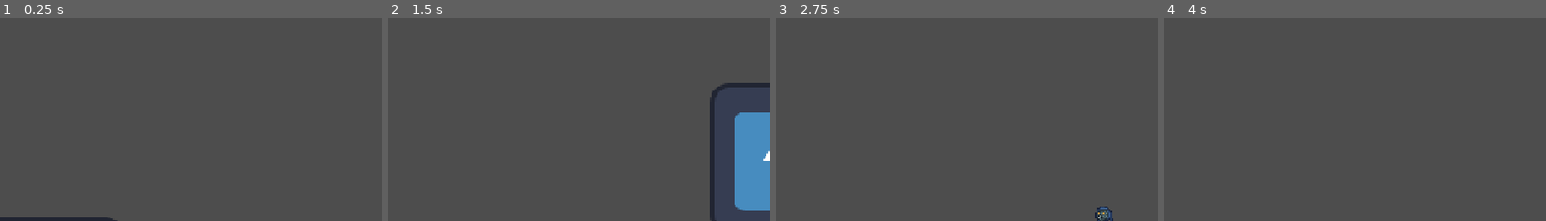
Above: before the commit, frames 1-4 (left to right).
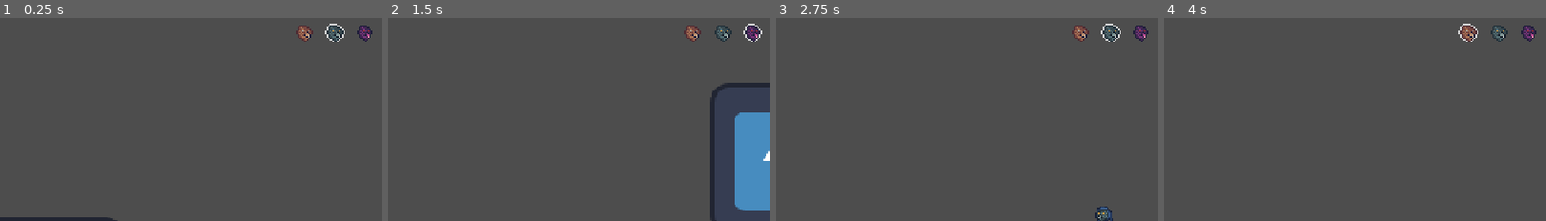
Above: after the commit, the same moments.

Repository: Viikuu/MaskGame
Game: Godot game, scene res://scenes/main.tscn
The game is run twice, just before and just after one commit, with the same random seed, the same clock (stepped at 60 frames per second) and the same inputs. The engine's default icon, where the game draws it, is replaced by a stand-in: a white triangle on a blue panel in a dark square.
Inputs:
- Up to frame 1 (0.25 s): no input
- Up to frame 2 (1.5 s): tap Enter (interact) at 0.5, 0.6 s; hold Right (move_right) from 0.53 s (still down); tap Space (jump) at 0.77 s; tap M (mask_future) at 1.35 s
- Up to frame 3 (2.75 s): tap Space (jump) at 1.52 s; release Right (move_right) at 2.03 s; hold Left (move_left) from 2.03 s (still down); tap N (mask_now) at 2.1 s
- Up to frame 4 (4 s): release Left (move_left) at 2.78 s; hold Right (move_right) from 2.78 s (still down); tap B (mask_past) at 2.85 s; tap Space (jump) at 3.02, 3.77 s; tap Enter (interact) at 3.6 s
The pictures show only the part of the screen within x 6-56%, y 0-50%; the shares and areas given below are measured in that part.

The runs differ from the first frame. In frame 1, 0.7% of the frame differs, in the area x 77-98%, y 2-12%; in frame 2, 0.7%; in frame 3, 0.7%; in frame 4, 0.7%.

Commit message:
Add UI to main scene

Diff:
--- a/scenes/main.tscn
+++ b/scenes/main.tscn
@@ -1,9 +1,11 @@
-[gd_scene load_steps=10 format=4 uid="uid://dhva5cgnll5tl"]
+[gd_scene load_steps=12 format=4 uid="uid://dhva5cgnll5tl"]
 
 [ext_resource type="PackedScene" uid="uid://c2v13tvie2ist" path="res://scenes/killzone.tscn" id="1_h2yge"]
 [ext_resource type="PackedScene" uid="uid://bt3loh5cols1i" path="res://scenes/player.tscn" id="1_ig7tw"]
 [ext_resource type="Texture2D" uid="uid://cncxt2uayoltn" path="res://tileset/placeholder.png" id="2_0xm2m"]
 [ext_resource type="Texture2D" uid="uid://58snakp02h6f" path="res://icon.svg" id="4_jyhfs"]
+[ext_resource type="PackedScene" uid="uid://d1mjsf7ckcytx" path="res://scenes/ui/pause_menu.tscn" id="5_tefeu"]
+[ext_resource type="PackedScene" uid="uid://dten0kswytnfd" path="res://scenes/ui/player_ui.tscn" id="6_o6xl0"]
 
 [sub_resource type="RectangleShape2D" id="RectangleShape2D_1bvp3"]
 size = Vector2(98, 90)
@@ -127,3 +129,9 @@
 position = Vector2(1, -1)
 scale = Vector2(1, 0.9953845)
 shape = SubResource("RectangleShape2D_jyhfs")
+
+[node name="CanvasLayer" type="CanvasLayer" parent="."]
+
+[node name="PlayerUI" parent="CanvasLayer" instance=ExtResource("6_o6xl0")]
+
+[node name="PauseMenu" parent="CanvasLayer" instance=ExtResource("5_tefeu")]
